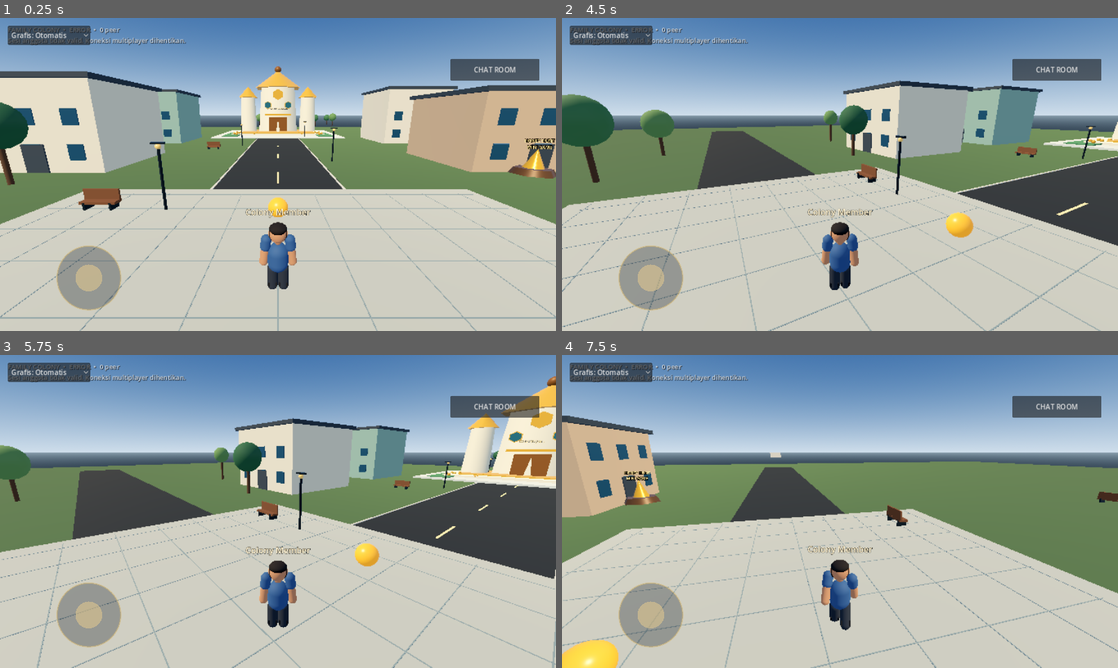
Above: before the commit, frames 1-4 (two rows, left to right).
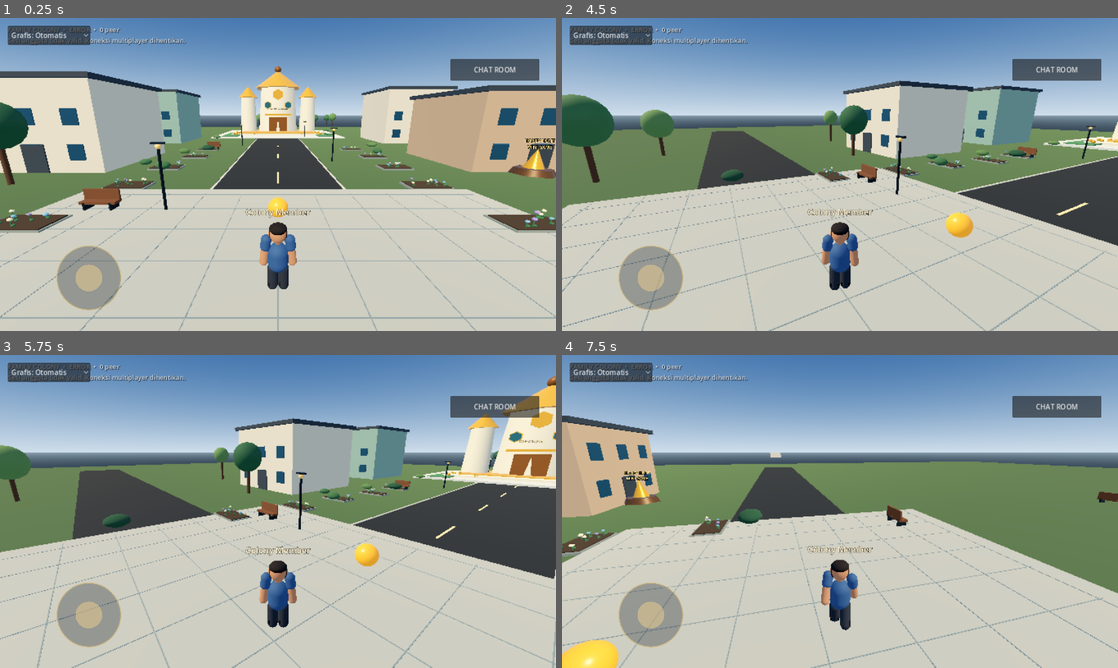
Above: after the commit, the same moments.

Repository: itok1234/FAMILY-COLONY
Game: Godot game, scene res://scenes/world.tscn
The game is run twice, just before and just after one commit, with the same random seed, the same clock (stepped at 60 frames per second) and the same inputs.
Inputs (mouse positions are in pixels of both pictures, inside the frame that each line leads up to):
- Up to frame 1 (0.25 s): no input
- Up to frame 2 (4.5 s): drag from (650, 277) to (895, 105) at 0.52 s; drag from (728, 190) to (812, 237) at 1.27 s; click "Grafis: Otomatis" at 2 s; click "CHAT ROOM" at 2.75 s; click "TUTUP" at 3.5 s; tap Enter at 4.25 s; move the mouse to (895, 105) at 4.27 s; hold D (move_right) from 4.28 s (still down); hold E (interact) from 4.28 s (still down)
- Up to frame 3 (5.75 s): release D (move_right) at 5 s; release E (interact) at 5 s; drag from (250, 574) to (111, 464) at 5.02 s
- Up to frame 4 (7.5 s): move the mouse to (1006, 558) at 5.77 s; hold A (move_left) 5.78-6.5 s; hold E (interact) 5.78-6.5 s; drag from (673, 464) to (756, 433) at 6.52 s; move the mouse to (867, 511) at 7.27 s; hold S (move_back) from 7.28 s (still down); hold E (interact) from 7.28 s (still down); click (867, 511) at 7.42 s

The runs differ from the first frame. In frame 1, 2.2% of the frame differs, in the area x 0-100%, y 33-69%; in frame 2, 0.7%; in frame 3, 0.7%; in frame 4, 0.8%.

Commit message:
Add lightweight procedural garden details to 3D world

Diff:
--- a/godot_world/scripts/environment_builder.gd
+++ b/godot_world/scripts/environment_builder.gd
@@ -22,6 +22,7 @@
 	_build_benches()
 	_build_community_interior()
 	_build_royal_hive_citadel()
+	_build_landscape_details()
 
 func apply_quality_density(trees: int, lamps: int, buildings: int) -> void:
 	tree_count = maxi(0, trees)
@@ -439,3 +440,75 @@
 	sign.outline_modulate = Color(0.10, 0.12, 0.15, 1.0)
 	sign.billboard = BaseMaterial3D.BILLBOARD_ENABLED
 	citadel.add_child(sign)
+
+
+func _build_landscape_details() -> void:
+	# Lightweight decorative pass for the current procedural world.
+	# This improves visual richness without pretending to replace final authored PBR art.
+	var details := Node3D.new()
+	details.name = "LandscapeDetails"
+	add_child(details)
+
+	var stone := _mat("garden_stone", Color(0.43, 0.48, 0.46), 0.94)
+	var shrub_materials: Array[Material] = [
+		_mat("shrub_deep", Color(0.12, 0.27, 0.19), 1.0),
+		_mat("shrub_mid", Color(0.20, 0.36, 0.23), 1.0),
+		_mat("shrub_light", Color(0.29, 0.43, 0.25), 1.0)
+	]
+	var flower_materials: Array[Material] = [
+		_mat("flower_cream", Color(0.91, 0.87, 0.70), 0.72),
+		_mat("flower_lavender", Color(0.56, 0.49, 0.72), 0.68),
+		_mat("flower_blue", Color(0.42, 0.65, 0.76), 0.68)
+	]
+	var leaf_material := _mat("flower_leaf", Color(0.19, 0.39, 0.24), 0.9)
+
+	# Small planted islands soften the hard edges around the central plaza.
+	for bed_index in range(10):
+		var side := -1.0 if bed_index % 2 == 0 else 1.0
+		var z := -6.0 - float(bed_index / 2) * 7.0
+		var x := side * _rng.randf_range(11.5, 14.0)
+		var bed := Node3D.new()
+		bed.name = "FlowerBed_%02d" % bed_index
+		bed.position = Vector3(x, -0.38, z)
+		details.add_child(bed)
+
+		var border := BoxMesh.new()
+		border.size = Vector3(3.4, 0.16, 2.0)
+		_mesh_node(bed, border, stone, Vector3.ZERO, "StonePlanter")
+		var soil := BoxMesh.new()
+		soil.size = Vector3(3.12, 0.08, 1.72)
+		_mesh_node(bed, soil, _mat("planter_soil", Color(0.20, 0.16, 0.12), 1.0), Vector3(0, 0.105, 0), "PlanterSoil")
+
+		for flower_index in range(7):
+			var fx := _rng.randf_range(-1.35, 1.35)
+			var fz := _rng.randf_range(-0.68, 0.68)
+			var stem_height := _rng.randf_range(0.28, 0.48)
+			_cylinder(bed, 0.025, stem_height, Vector3(fx, 0.12 + stem_height * 0.5, fz), leaf_material, "FlowerStem")
+			var leaf := SphereMesh.new()
+			leaf.radius = 0.10
+			leaf.height = 0.12
+			leaf.radial_segments = 7
+			leaf.rings = 4
+			_mesh_node(bed, leaf, leaf_material, Vector3(fx + 0.09, 0.22, fz), "FlowerLeaf")
+			var bloom := SphereMesh.new()
+			bloom.radius = _rng.randf_range(0.09, 0.14)
+			bloom.height = bloom.radius * 1.35
+			bloom.radial_segments = 8
+			bloom.rings = 5
+			_mesh_node(bed, bloom, flower_materials[flower_index % flower_materials.size()], Vector3(fx, 0.12 + stem_height, fz), "FlowerBloom")
+
+	# Low-cost shrub clusters add depth to the road edges without costly foliage simulation.
+	for shrub_index in range(22):
+		var side := -1.0 if shrub_index % 2 == 0 else 1.0
+		var x := side * _rng.randf_range(8.5, 17.5)
+		var z := _rng.randf_range(-145.0, 12.0)
+		if absf(z) < 17.0 and absf(x) < 13.0:
+			continue
+		var shrub := SphereMesh.new()
+		shrub.radius = _rng.randf_range(0.55, 0.9)
+		shrub.height = shrub.radius * 1.35
+		shrub.radial_segments = 9
+		shrub.rings = 5
+		var scale_value := Vector3(_rng.randf_range(1.0, 1.5), _rng.randf_range(0.7, 1.0), _rng.randf_range(0.9, 1.3))
+		var instance := _mesh_node(details, shrub, shrub_materials[shrub_index % shrub_materials.size()], Vector3(x, 0.1, z), "RoadsideShrub")
+		instance.scale = scale_value
